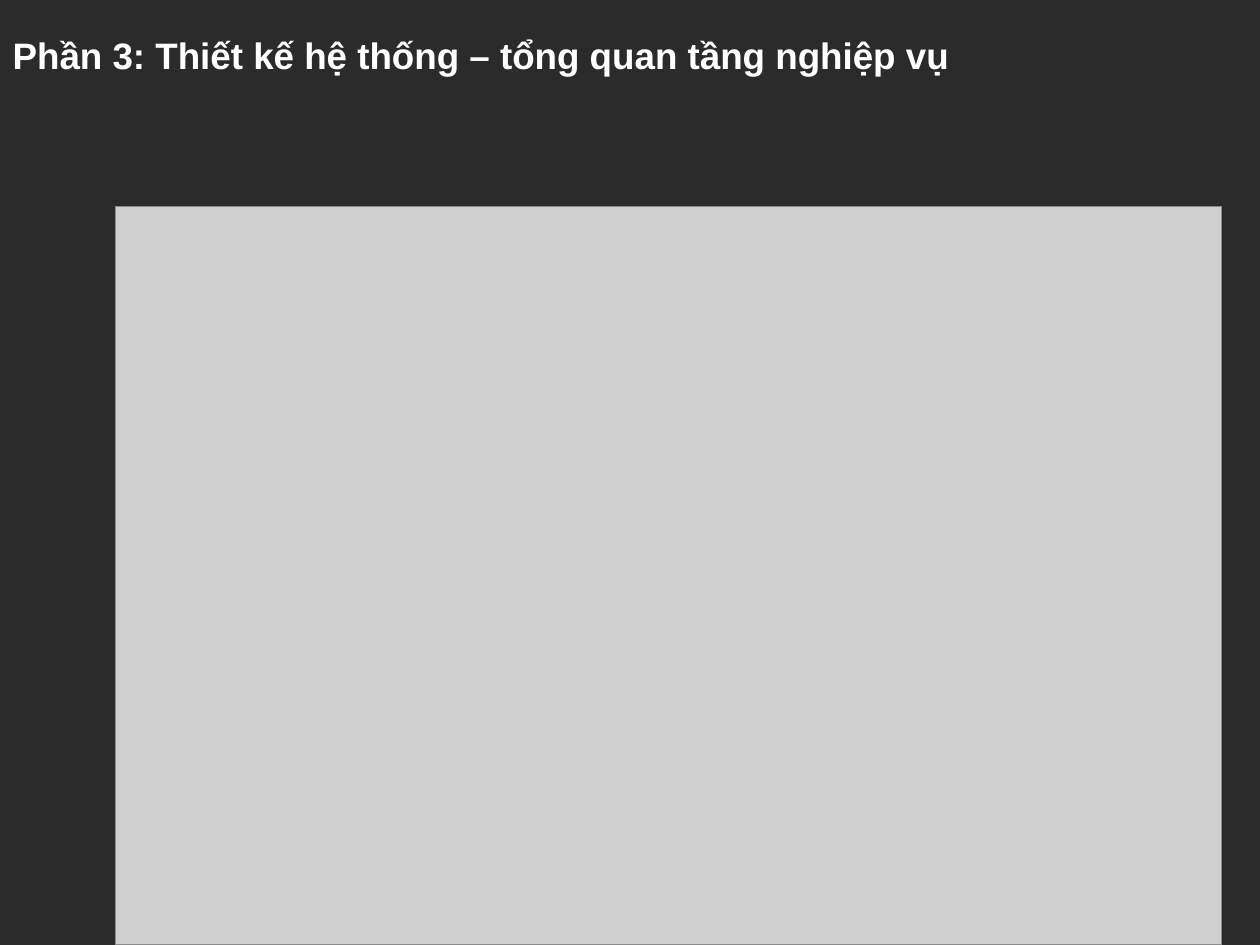
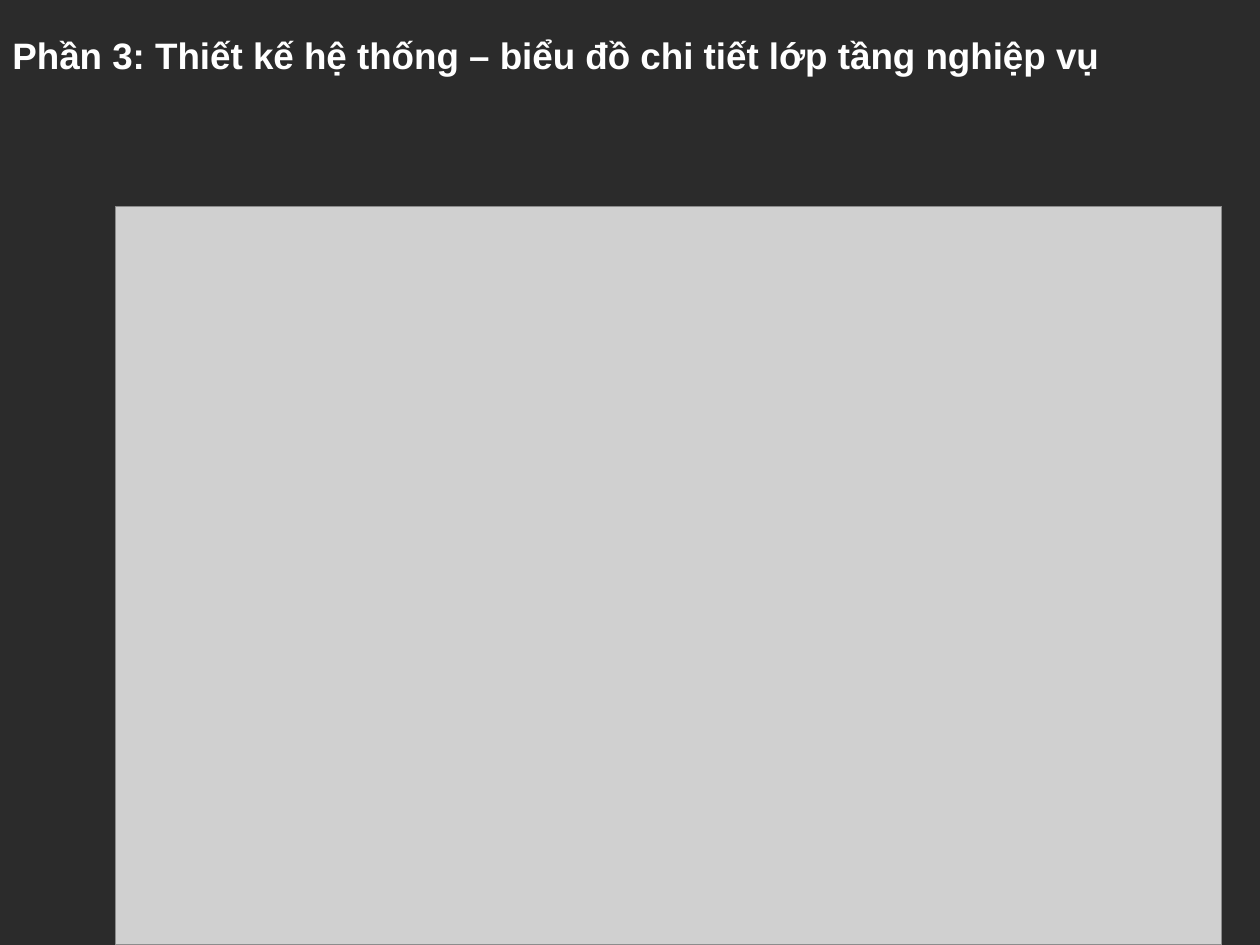
Before and after one commit to mungnguyen/PTTKHT-QuanLyDuAn, a slide deck: slide 9 of slide PTTK Hệ thống quản lý dự án.pptx. Drawn at 1260x945 pixels with LibreOffice and Linux fonts; fonts in the diff are those of the drawing; grey boxes stand for pictures; background and template pictures are left out; a plain dark background stands for a picture behind light text. Boxes give left, top, right and bottom in pixels: in the first picture for what was removed or moved away, otherwise in the second. Text is boxed around its words. In the diff, an @@ line names an element or a change of style, - is before the commit and + after.

```diff
--- a/slide PTTK Hệ thống quản lý dự án.pptx
+++ b/slide PTTK Hệ thống quản lý dự án.pptx
@@ text at (12,40,1099,76): text changed @@
-Phần 3: Thiết kế hệ thống – tổng quan tầng nghiệp vụ
+Phần 3: Thiết kế hệ thống – biểu đồ chi tiết lớp tầng nghiệp vụ
```
Also in this commit, not shown: 2 other slides changed, 1 other file.
